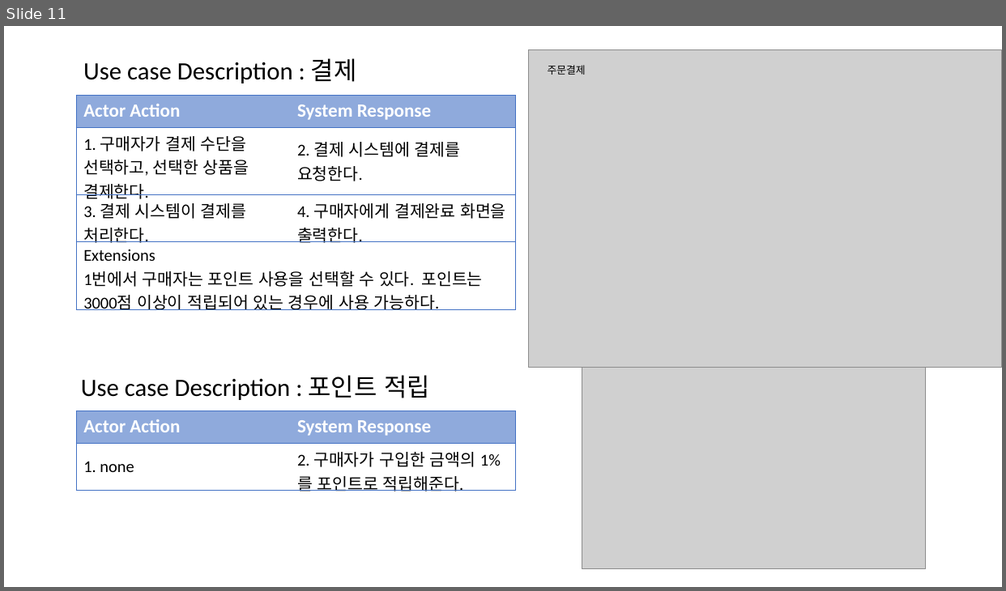
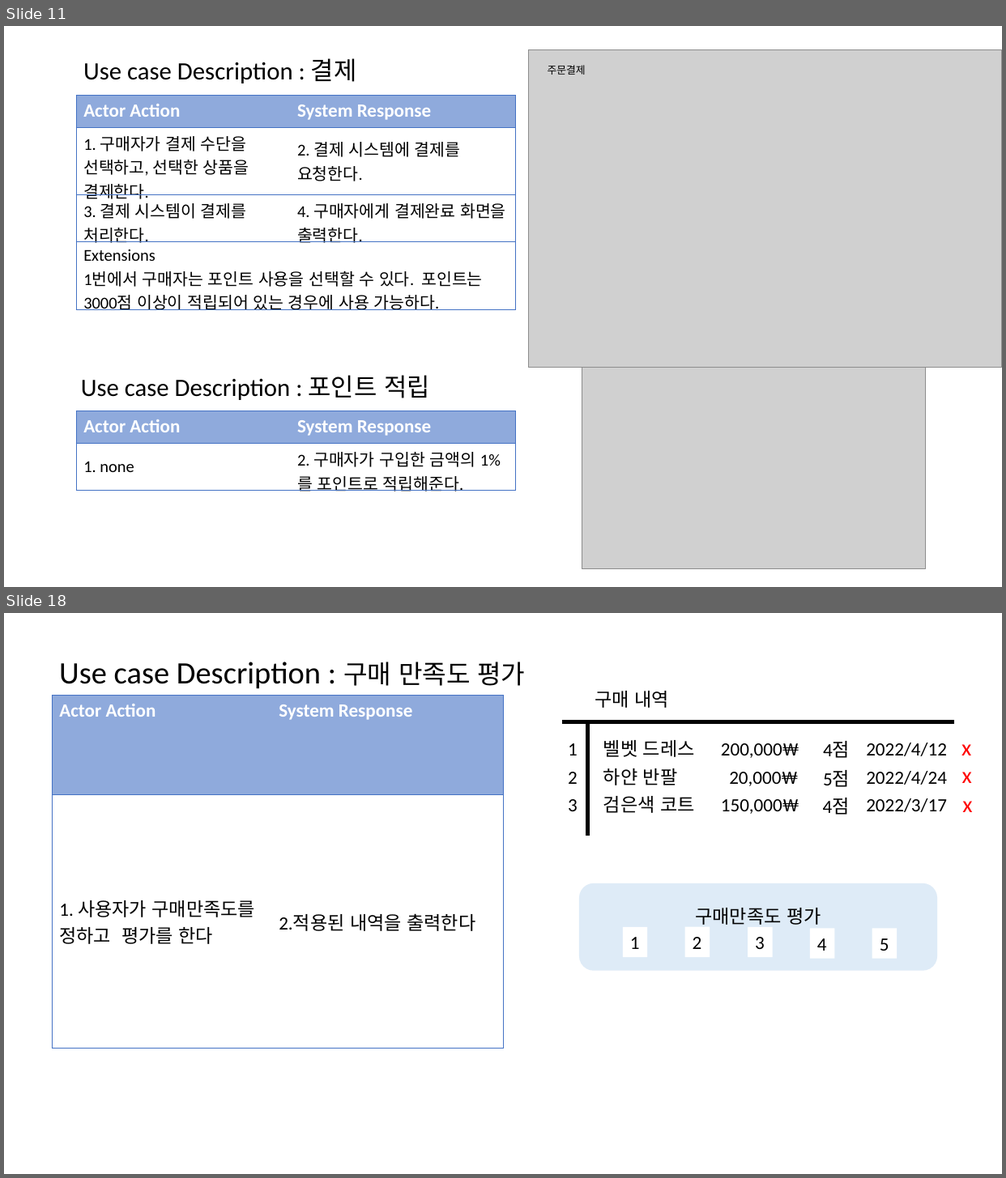
Before and after one commit to bbangnambong/RequirementCapturing, a slide deck: Use case Description.pptx. Shown one above the other, each under a label of ours: slide 11 before the commit, slides 11 and 18 after it; the slides between them are not shown. The pictures are 1006x591 and 1006x1178 pixels, drawn with LibreOffice and Linux fonts; fonts in the diff are those of the drawing; grey boxes stand for pictures. Boxes give left, top, right and bottom in pixels: in the first picture for what was removed or moved away, otherwise in the second. Text is boxed around its words. In the diff, an @@ line names an element or a change of style, - is before the commit and + after.

```diff
--- a/Use case Description.pptx
+++ b/Use case Description.pptx
@@ slide 18 added at [4, 613, 1002, 1174], background #FFFFFF @@
@@ text added at [59, 662, 525, 689], 30 pt, text #000000 @@
+Use case Description : 구매 만족도 평가
@@ table added at [52, 696, 503, 1049], 2 rows, 2 columns @@
+Actor Action | System Response
+1. 사용자가 구매만족도를 정하고 평가를 한다 | 2.적용된 내역을 출력한다
@@ text added at [595, 691, 669, 708], 18 pt, text #000000 @@
+구매 내역
@@ line added from (562, 722) to (955, 722), #000000 4 pt @@
@@ line added from (588, 722) to (588, 835), #000000 4 pt @@
@@ text added at [568, 743, 577, 756], 18 pt, text #000000 @@
+1
@@ text added at [603, 740, 695, 757], 18 pt, text #000000 @@
+벨벳 드레스
@@ text added at [721, 743, 799, 758], 18 pt, text #000000 @@
+200,000₩
@@ text added at [823, 741, 850, 758], 18 pt, text #000000 @@
+4점
@@ text added at [866, 743, 947, 756], 18 pt, text #000000 @@
+2022/4/12
@@ text added at [961, 744, 971, 756], 22 pt, text #FF0000 @@
+x
@@ text added at [568, 772, 577, 784], 18 pt, text #000000 @@
+2
@@ text added at [603, 769, 678, 786], 18 pt, text #000000 @@
+하얀 반팔
@@ text added at [729, 772, 798, 786], 18 pt, text #000000 @@
+20,000₩
@@ text added at [823, 770, 850, 787], 18 pt, text #000000 @@
+5점
@@ text added at [866, 771, 947, 785], 18 pt, text #000000 @@
+2022/4/24
@@ text added at [962, 772, 972, 783], 22 pt, text #FF0000 @@
+x
@@ text added at [568, 799, 577, 811], 18 pt, text #000000 @@
+3
@@ text added at [603, 796, 695, 813], 18 pt, text #000000 @@
+검은색 코트
@@ text added at [721, 799, 799, 814], 18 pt, text #000000 @@
+150,000₩
@@ text added at [823, 798, 850, 815], 18 pt, text #000000 @@
+4점
@@ text added at [866, 798, 947, 812], 18 pt, text #000000 @@
+2022/3/17
@@ text added at [962, 801, 972, 812], 22 pt, text #FF0000 @@
+x
@@ rounded rectangle added at [579, 884, 938, 971], fill #DEEBF7, 18 pt, text #000000 @@
+구매만족도 평가
@@ rectangle added at [623, 927, 648, 957], fill #FFFFFF, 18 pt, text #000000 @@
+1
@@ rectangle added at [685, 927, 710, 957], fill #FFFFFF, 18 pt, text #000000 @@
+2
@@ rectangle added at [748, 927, 773, 957], fill #FFFFFF, 18 pt, text #000000 @@
+3
@@ rectangle added at [810, 928, 835, 958], fill #FFFFFF, 18 pt, text #000000 @@
+4
@@ rectangle added at [872, 928, 897, 958], fill #FFFFFF, 18 pt, text #000000 @@
+5
```
Also in this commit, not shown: 1 slide changed, 6 other slides added, 2 other files.
